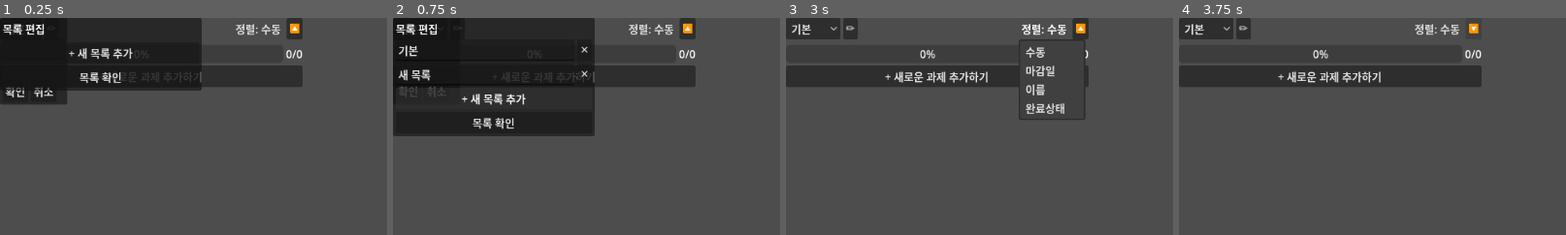
Above: before the commit, frames 1-4 (left to right).
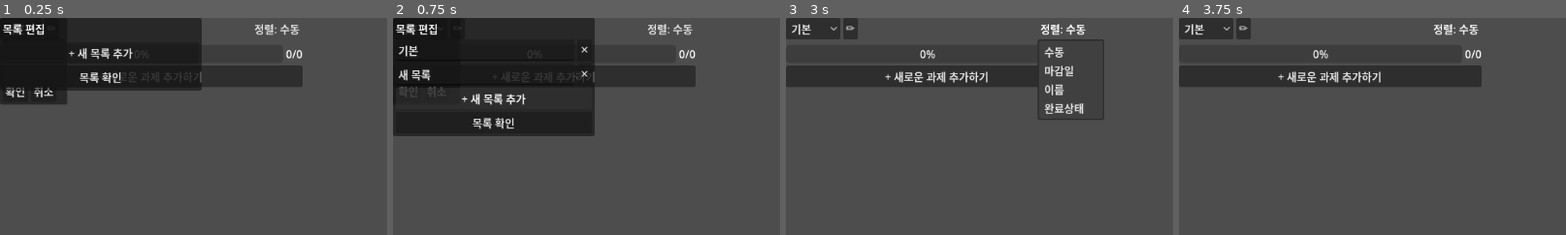
Above: after the commit, the same moments.

Repository: gee03143/voyager
Game: Godot game, scene res://scenes/todo/TodoView.tscn
Two runs of this game, one before a commit and one after it. Both use one fixed random seed, a clock stepped at 60 frames per second and the inputs below. This scene is started directly instead of the project's main scene.
Inputs (mouse positions are % of the whole screen's width and height, from its top left):
- Up to frame 1 (0.25 s): no input
- Up to frame 2 (0.75 s): click (4, 7) at 0.52 s; type "12" at 0.6 s
- Up to frame 3 (3 s): click "기본" at 1.25 s; click "✏️" at 2 s; click "정렬: 수동" at 2.75 s
- Up to frame 4 (3.75 s): click (38, 2) at 3.5 s, where only the run before the commit has a clickable "🔼"
The pictures show only the part of the screen within x 0-50%, y 0-50%; the shares and areas given below are measured in that part.

The runs differ from the first frame. In frame 1, 0.8% of the frame differs, in the area x 60-79%, y 0-10%; in frame 2, 0.8%; in frame 3, 2.6%, in the area x 60-83%, y 0-47%; in frame 4, 0.6%.

Commit message:
마우스 드래그로 row 항목순서 편집 버튼(⋮⋮) 구현
* drag_handle 기능 구현
* reorder_list 기능 구현

Diff:
--- a/scenes/todo/TodoRow.tscn
+++ b/scenes/todo/TodoRow.tscn
@@ -1,6 +1,7 @@
 [gd_scene format=3 uid="uid://dskufppwuhs1"]
 
 [ext_resource type="Script" uid="uid://7pujsblbfa33" path="res://scripts/todo/todo_row.gd" id="1_rnimk"]
+[ext_resource type="Script" uid="uid://catr8i5oejgjw" path="res://scripts/commonui/drag_handle.gd" id="2_v4bi1"]
 
 [node name="TodoRow" type="PanelContainer" unique_id=1444403424]
 offset_right = 40.0
@@ -9,6 +10,11 @@
 
 [node name="HBox" type="HBoxContainer" parent="." unique_id=1559890846]
 layout_mode = 2
+
+[node name="DragHandle" type="Label" parent="HBox" unique_id=802487479]
+layout_mode = 2
+script = ExtResource("2_v4bi1")
+metadata/_custom_type_script = "uid://catr8i5oejgjw"
 
 [node name="DoneCheck" type="CheckBox" parent="HBox" unique_id=484451728]
 layout_mode = 2
--- a/scenes/todo/TodoView.tscn
+++ b/scenes/todo/TodoView.tscn
@@ -1,6 +1,7 @@
 [gd_scene format=3 uid="uid://buc68m4bpnu7y"]
 
 [ext_resource type="Script" uid="uid://8cdnqtuqcugh" path="res://scripts/todo/todo_view.gd" id="1_kn15c"]
+[ext_resource type="Script" uid="uid://d4nofmpdi3kkj" path="res://scripts/commonui/reorder_list.gd" id="2_3pw78"]
 
 [node name="TodoView" type="VBoxContainer" unique_id=1298183729]
 custom_minimum_size = Vector2(450, 0)
@@ -39,8 +40,10 @@
 layout_mode = 2
 text = "📶"
 
-[node name="List" type="VBoxContainer" parent="." unique_id=101199513]
+[node name="List" type="VBoxContainer" parent="." unique_id=2116464892]
 layout_mode = 2
+script = ExtResource("2_3pw78")
+metadata/_custom_type_script = "uid://d4nofmpdi3kkj"
 
 [node name="ProgressRow" type="HBoxContainer" parent="." unique_id=1516573716]
 layout_mode = 2
--- /dev/null
+++ b/scripts/commonui/drag_handle.gd
@@ -0,0 +1,38 @@
+class_name DragHandle
+extends Label
+
+# 재사용 드래그 핸들(⋮⋮). 행 좌측에 둔다.
+# _get_drag_data 가 이 노드에만 있어 "핸들에서만 드래그 시작"이 보장된다.
+# enabled=false 면 드래그 비활성 + 숨김(수동 정렬이 아닐 때).
+
+@export var token: StringName = &""
+var row: Control = null
+var enabled: bool = true:
+	set(v):
+		enabled = v
+		visible = v
+
+func _ready() -> void:
+	text = "⋮⋮"
+	mouse_filter = Control.MOUSE_FILTER_STOP
+	mouse_default_cursor_shape = Control.CURSOR_MOVE
+
+func _get_drag_data(_pos: Vector2) -> Variant:
+	if not enabled or row == null:
+		return null
+	set_drag_preview(_make_preview(_pos))
+	return {"token": token, "row": row}
+
+func _make_preview(at_pos: Vector2) -> Control:
+	var ghost: Control
+	if row.has_method("make_drag_preview"):
+		ghost = row.make_drag_preview()           # 행이 자기 프리뷰 제공
+	else:
+		ghost = row.duplicate() as Control         # 폴백(그룹 행 등)
+		ghost.set_script(null)
+	ghost.modulate.a = 0.6
+	var wrap := Control.new()
+	var grab := (global_position - row.global_position) + at_pos   # 잡은 점을 행 기준으로
+	ghost.position = -grab                                          # 그 점이 커서 밑에 오도록
+	wrap.add_child(ghost)
+	return wrap
--- /dev/null
+++ b/scripts/commonui/reorder_list.gd
@@ -0,0 +1,87 @@
+class_name ReorderList
+extends VBoxContainer
+
+# 재사용 드롭 컨테이너. 커서 y로 "어느 행의 위/아래 절반"인지 판정해
+# 삽입 인덱스를 계산하고, 드롭 위치 선(인디케이터)을 그린다. Save 는 모름.
+signal reordered(from_index: int, to_index: int)
+
+@export var token: StringName = &""
+
+var _indicator: ColorRect
+var _overlay: Control
+
+func _ready() -> void:
+	_overlay = Control.new()
+	_overlay.top_level = true                       # 컨테이너 레이아웃에서 제외
+	_overlay.mouse_filter = Control.MOUSE_FILTER_IGNORE
+	add_child(_overlay)
+	_overlay.set_drag_forwarding(Callable(), _can_drop_data, _drop_data)
+
+	_indicator = ColorRect.new()
+	_indicator.color = Color(0.4, 0.7, 1.0)
+	_indicator.custom_minimum_size = Vector2(0, 2)
+	_indicator.mouse_filter = Control.MOUSE_FILTER_IGNORE
+	_indicator.top_level = true                # 컨테이너 레이아웃에서 제외
+	_indicator.visible = false
+	add_child(_indicator)
+
+func _can_drop_data(pos: Vector2, data: Variant) -> bool:
+	if typeof(data) != TYPE_DICTIONARY or data.get("token", &"") != token:
+		_indicator.visible = false
+		return false
+	_show_indicator(_index_at(pos))
+	return true
+
+func _drop_data(pos: Vector2, data: Variant) -> void:
+	_indicator.visible = false
+	var rows := _rows()
+	var from_index: int = rows.find(data.get("row"))
+	if from_index == -1:
+		return
+	var to_index := _index_at(pos)
+	if from_index < to_index:
+		to_index -= 1                          # 자기 자신을 뺀 뒤 인덱스 보정
+	if from_index == to_index:
+		return
+	reordered.emit(from_index, to_index)
+
+func _notification(what: int) -> void:
+	match what:
+		NOTIFICATION_DRAG_BEGIN:
+			_overlay.global_position = global_position
+			_overlay.size = size
+			_overlay.mouse_filter = Control.MOUSE_FILTER_STOP   # 리스트 전체가 드롭존
+		NOTIFICATION_DRAG_END:
+			_overlay.mouse_filter = Control.MOUSE_FILTER_IGNORE
+			if _indicator:
+				_indicator.visible = false
+
+func _rows() -> Array:                         # 드래그 대상 행(인디케이터 제외)
+	var out: Array = []
+	for c in get_children():
+		if c == _indicator or c == _overlay:
+			continue
+		if c is Control and c.visible:
+			out.append(c)
+	return out
+
+func _index_at(pos: Vector2) -> int:           # 커서 y → 삽입 인덱스(0..n)
+	var rows := _rows()
+	for i in rows.size():
+		var r: Control = rows[i]
+		if pos.y < r.position.y + r.size.y * 0.5:
+			return i
+	return rows.size()
+
+func _show_indicator(index: int) -> void:
+	var rows := _rows()
+	var y: float = 0.0
+	if not rows.is_empty():
+		if index >= rows.size():
+			var last: Control = rows[-1]
+			y = last.position.y + last.size.y
+		else:
+			y = rows[index].position.y
+	_indicator.global_position = global_position + Vector2(0, y)
+	_indicator.size.x = size.x
+	_indicator.visible = true
--- a/scripts/todo/todo_row.gd
+++ b/scripts/todo/todo_row.gd
@@ -11,6 +11,7 @@
 @onready var delete_button: Button = $HBox/DeleteButton
 @onready var due_label: Label = $HBox/DueLabel
 @onready var due_button: Button = $HBox/DueButton
+@onready var drag_handle: DragHandle = $HBox/DragHandle
 
 var _text: String = ""
 var _done: bool = false
@@ -25,6 +26,9 @@
 	due_button.pressed.connect(func(): due_edit_requested.emit(self))
 	_show_display()
 	_render()
+
+	drag_handle.row = self
+	drag_handle.token = &"todo"
 
 # Data -> UI
 func setup(todo: Todo) -> void:
@@ -111,3 +115,16 @@
 	if p.size() != 3:
 		return iso
 	return "%d/%d/%d" % [int(p[0]), int(p[1]), int(p[2])]   # "2026/6/13"
+
+func set_drag_enabled(b: bool) -> void:
+	drag_handle.enabled = b
+
+func make_drag_preview() -> Control:
+	var ghost := duplicate() as Control
+	ghost.set_script(null)
+	ghost.get_node(get_path_to(drag_handle)).queue_free()
+	ghost.custom_minimum_size = size               # 레이아웃 밖이라 크기 보존
+	var disp := ghost.get_node(get_path_to(text_display)) as RichTextLabel
+	disp.text = text_display.text                  # 연출용 라벨 텍스트 명시 복사
+	disp.modulate = text_display.modulate          # 취소선/흐림 상태까지
+	return ghost
--- a/scripts/todo/todo_sort.gd
+++ b/scripts/todo/todo_sort.gd
@@ -17,8 +17,8 @@
 		Key.DUE:  result.sort_custom(_cmp_due)
 		Key.NAME: result.sort_custom(_cmp_name)
 		Key.DONE: result.sort_custom(_cmp_done)
-		_:                                  # 수동: 원래 순서
-			if desc: result.reverse()
+		_:                                  # 수동: 항상 _rows 순서 그대로
+			pass
 	return result
 
 func _cmp_due(a: TodoRow, b: TodoRow) -> bool:
--- a/scripts/todo/todo_view.gd
+++ b/scripts/todo/todo_view.gd
@@ -5,7 +5,7 @@
 const GROUP_EDIT_POPUP := preload("res://scenes/todo/GroupEditPopup.tscn")
 const SAVE_DEBOUNCE := 0.5
 
-@onready var list: VBoxContainer = $List
+@onready var list: ReorderList  = $List
 @onready var progress: ProgressBar = $ProgressRow/ProgressBar
 @onready var progress_label: Label = $ProgressRow/ProgressLabel
 @onready var add_button: Button = $AddButton
@@ -54,9 +54,13 @@
 	_refresh_group_dropdown()
 	_load_group(Save.current_group_index)
 
+	list.token = &"todo"
+	list.reordered.connect(_on_reordered)
+
 func _add_row(todo: Todo) -> TodoRow:
 	var row := TODO_ROW.instantiate() as TodoRow
 	list.add_child(row)              # 트리에 먼저 → @onready 준비
+	row.set_drag_enabled(_sort_key == TodoSort.Key.MANUAL)
 	row.setup(todo)                  # changed 연결 '전'이라 setup 이 저장 안 유발
 	row.changed.connect(_on_list_changed)
 	row.delete_requested.connect(_on_row_delete)
@@ -121,8 +125,12 @@
 	_apply_sort()
 
 func _update_sort_ui() -> void:
+	var manual := _sort_key == TodoSort.Key.MANUAL
 	sort_key_button.text = "정렬: %s" % TodoSort.NAMES[_sort_key]
 	sort_dir_button.text = "🔽" if _sort_desc else "🔼"
+	sort_dir_button.visible = not manual       # 수동엔 방향 없음
+	for r in _rows:
+		r.set_drag_enabled(manual)
 
 func _persist_sort() -> void:
 	_group.sort_key = _sort_key
@@ -159,3 +167,12 @@
 	_update_progress()
 	_update_sort_ui()
 	_apply_sort()
+
+func _on_reordered(from: int, to: int) -> void:
+	if _sort_key != TodoSort.Key.MANUAL:
+		return
+	var r := _rows[from]
+	_rows.remove_at(from)
+	_rows.insert(to, r)
+	_on_list_changed()                         # _rows → tasks 재구성 + 저장
+	_apply_sort()                              # 화면 자식 위치 재배치
Not shown, added: scripts/commonui/drag_handle.gd.uid
Not shown, added: scripts/commonui/reorder_list.gd.uid
Not shown, changed: docs/roadmap.md
